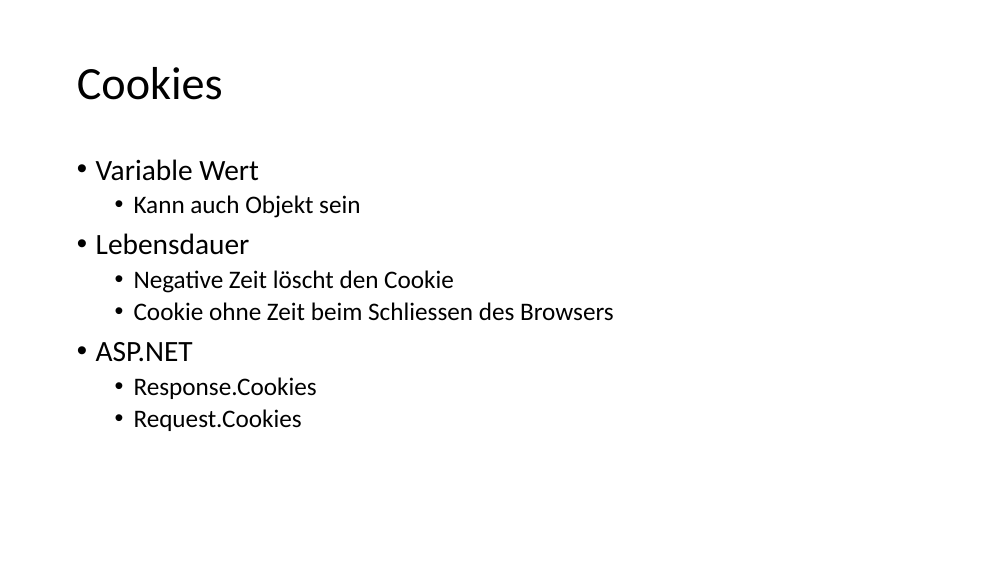
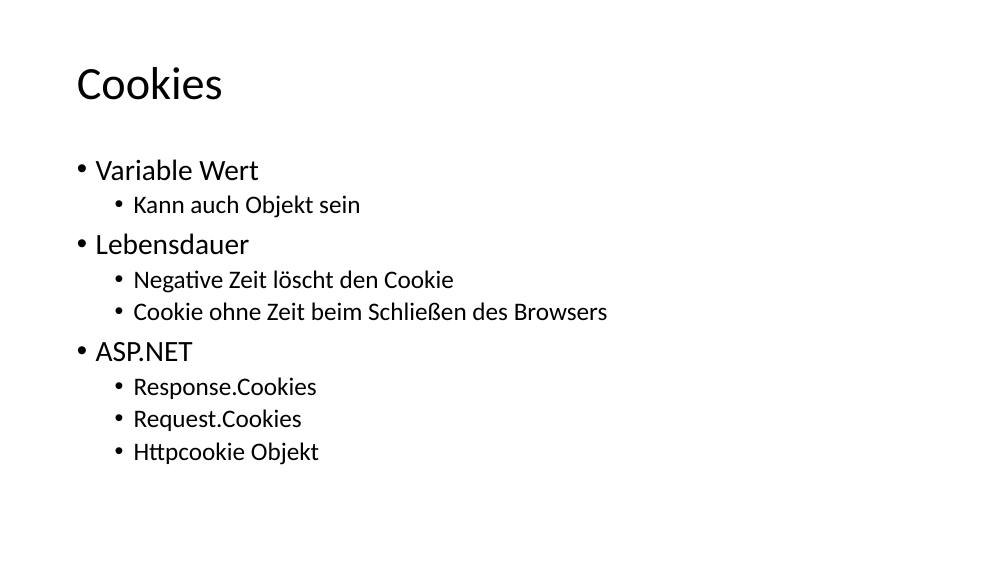
Before and after one commit to ppedvAG/WebformsKurs, a slide deck: slide 20 of 05AddingFunctionality.pptx. Drawn at 1008x567 pixels with LibreOffice and Linux fonts; fonts in the diff are those of the drawing. Boxes give left, top, right and bottom in pixels: in the first picture for what was removed or moved away, otherwise in the second. Text is boxed around its words. In the diff, an @@ line names an element or a change of style, - is before the commit and + after.

```diff
--- a/05AddingFunctionality.pptx
+++ b/05AddingFunctionality.pptx
@@ text at (x1=134, y1=302, x2=608, y2=321): text changed @@
-  • Cookie ohne Zeit beim Schliessen des Browsers
+  • Cookie ohne Zeit beim Schließen des Browsers
@@ text at (x1=134, y1=442, x2=319, y2=465): paragraph added @@
+  • Httpcookie Objekt
```
Also in this commit, not shown: 5 other files.
